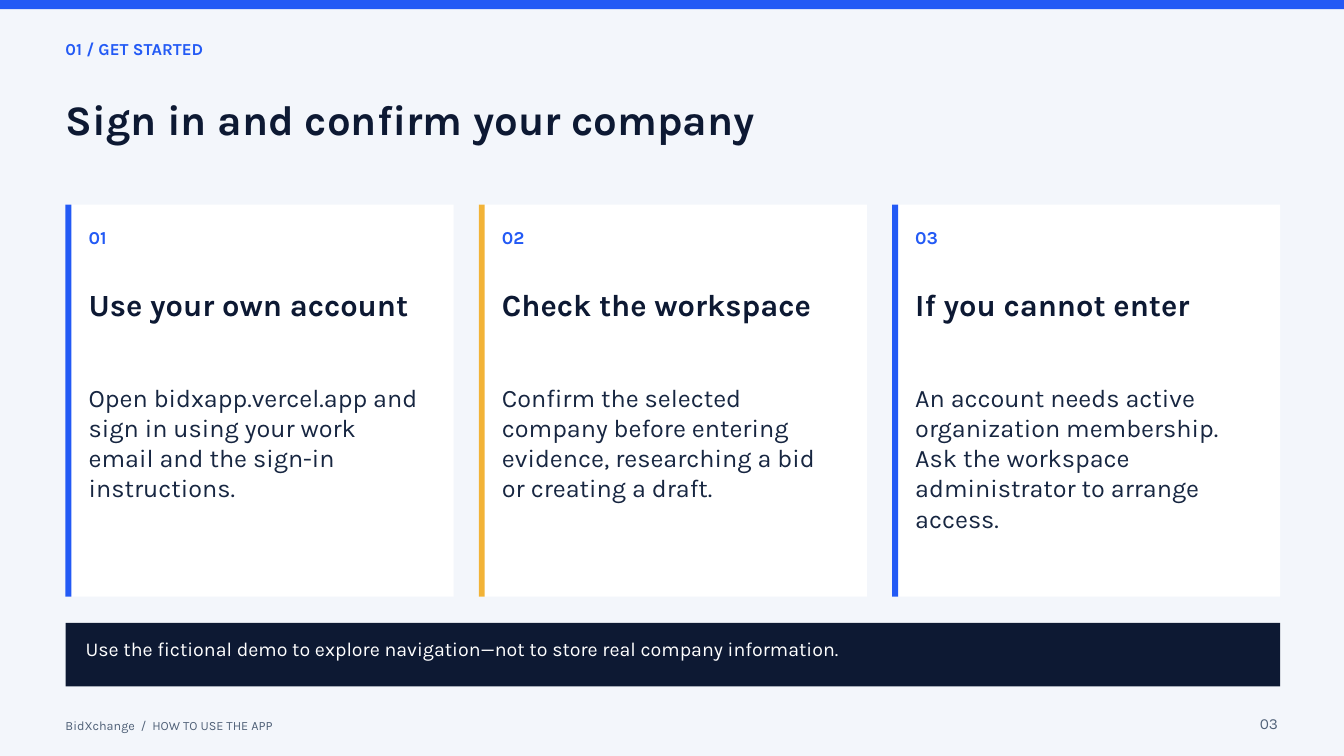
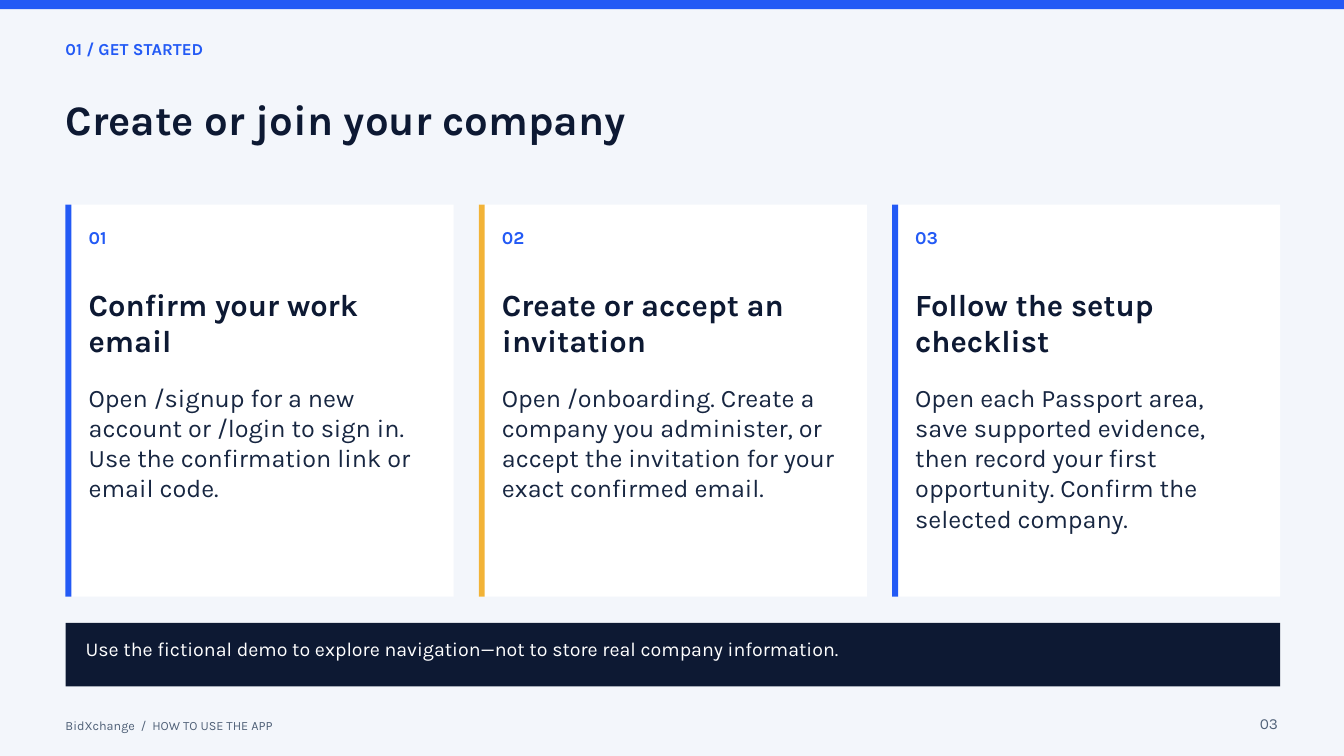
Before and after one commit to MedFlowUSA/BidXchange, a slide deck: slide 3 of docs/presentations/BidXchange-How-To-Use.pptx. Drawn at 1344x756 pixels with LibreOffice and Linux fonts; fonts in the diff are those of the drawing. Boxes give left, top, right and bottom in pixels: in the first picture for what was removed or moved away, otherwise in the second. Text is boxed around its words. In the diff, an @@ line names an element or a change of style, - is before the commit and + after.

Commit message:
Add verified company signup and invitation onboarding

```diff
--- a/docs/presentations/BidXchange-How-To-Use.pptx
+++ b/docs/presentations/BidXchange-How-To-Use.pptx
@@ text at <box>66,105,625,146</box>: text changed @@
-Sign in and confirm your company
+Create or join your company
@@ text at <box>89,294,358,353</box>: text changed @@
-Use your own account
+Confirm your work email
@@ text at <box>502,295,784,353</box>: text changed @@
-Check the workspace
+Create or accept an invitation
@@ text at <box>915,295,1154,353</box>: text changed @@
-If you cannot enter
+Follow the setup checklist
@@ text at <box>89,388,410,498</box>: text changed @@
-Open bidxapp.vercel.app and sign in using your work email and the sign-in instructions.
+Open /signup for a new account or /login to sign in. Use the confirmation link or email code.
@@ text at <box>502,388,834,498</box>: text changed @@
-Confirm the selected company before entering evidence, researching a bid or creating a draft.
+Open /onboarding. Create a company you administer, or accept the invitation for your exact confirmed email.
@@ text at <box>915,389,1205,534</box>: text changed @@
-An account needs active organization membership. Ask the workspace administrator to arrange access.
+Open each Passport area, save supported evidence, then record your first opportunity. Confirm the selected company.
```
Also in this commit, not shown: 36 other files.
